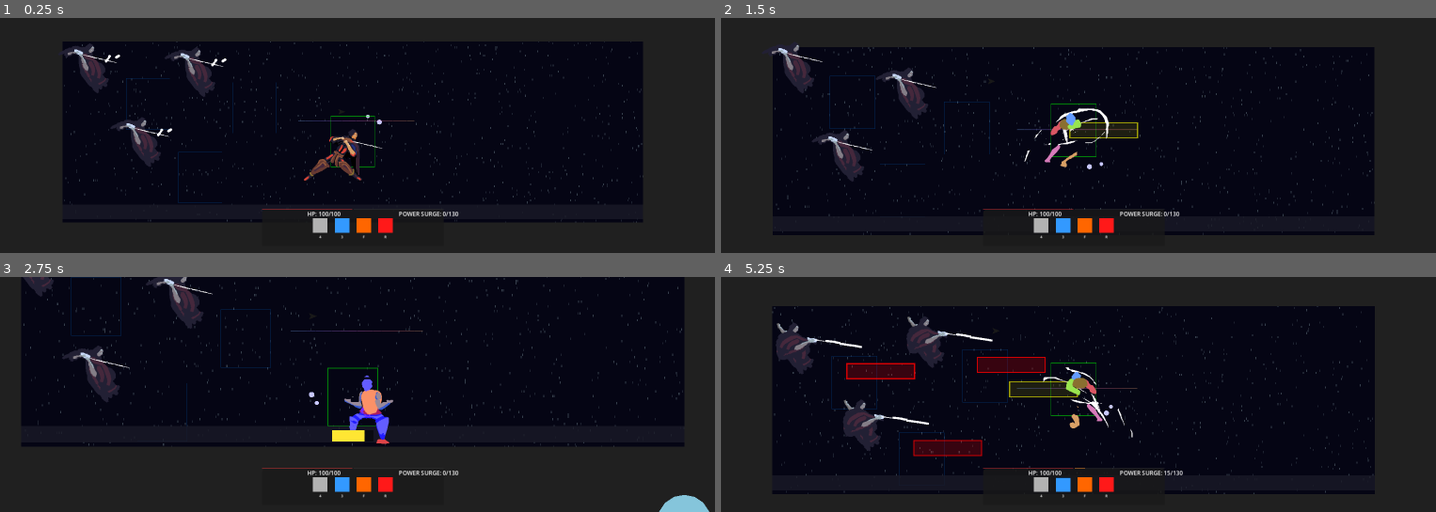
Above: before the commit, frames 1-4 (two rows, left to right).
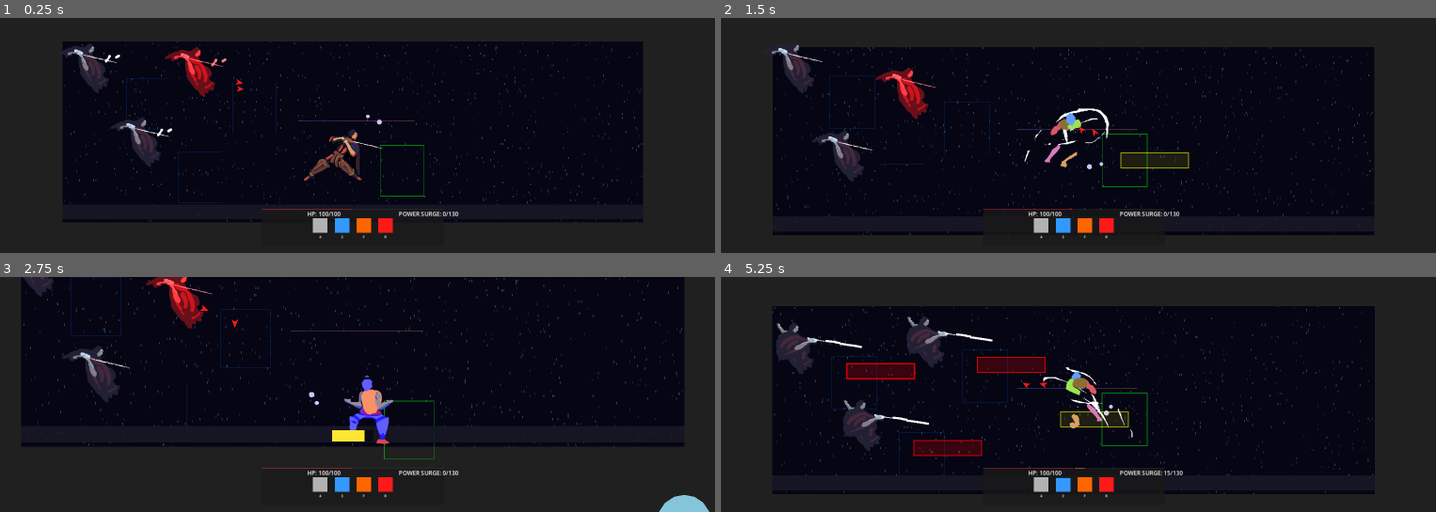
Above: after the commit, the same moments.

Repository: fcarraustewart/godot-experiments
Game: Godot game, scene res://show_spectrum.tscn
The game is run twice, just before and just after one commit, with the same random seed, the same clock (stepped at 60 frames per second) and the same inputs.
Inputs (mouse positions are in pixels of both pictures, inside the frame that each line leads up to):
- Up to frame 1 (0.25 s): no input
- Up to frame 2 (1.5 s): tap Enter at 0.5 s; move the mouse to (1235, 123) at 0.52 s; hold D from 0.53 s (still down); tap Z at 0.6 s; click (1235, 123) at 0.67 s; tap Space at 0.77 s; move the mouse to (921, 147) at 1.27 s; tap 4 at 1.35 s
- Up to frame 3 (2.75 s): tap Space at 1.52 s; move the mouse to (429, 342) at 2.02 s; release D at 2.03 s; hold A from 2.03 s (still down); tap 3 at 2.1 s
- Up to frame 4 (5.25 s): move the mouse to (1035, 441) at 2.77 s; release A at 2.78 s; hold D 2.78-4.28 s; tap F at 2.85 s; click (1035, 441) at 2.92 s; tap Space at 3.02, 3.77, 4.52 s; move the mouse to (1300, 429) at 3.52 s; tap R at 3.6 s; move the mouse to (849, 359) at 4.27 s; hold A 4.28-5.03 s; tap Z at 4.35 s; move the mouse to (1114, 394) at 5.02 s; hold D from 5.03 s (still down); tap 4 at 5.1 s; click (1114, 394) at 5.17 s

The runs differ from the first frame. In frame 1, 0.9% of the frame differs, in the area x 23-60%, y 12-76%; in frame 2, 2.0%, in the area x 21-66%, y 21-72%; in frame 3, 1.0%; in frame 4, 1.3%.

Commit message:
Add crow pet combat, position managed by second order system dynamics
🛠 The New API in PhysicsManager.gd
You can now register any mathematical point to this system:
'''
gdscript
# 1. Register a new simulation
var my_sim = PhysicsManager.register_second_order(
    "unique_id",
    initial_position,
    2.0,  # f (Frequency)
    0.5,  # zeta (Damping - 0.5 is nice and springy)
    2.0   # r (Response - 2.0 adds a strong initial kick)
)
# 2. Update the target every frame
my_sim.y = mouse_position
# 3. Get the calculated "organic" position
var organic_pos = my_sim.xp
'''
Key Enhancements:
1. Smart Targeting (CombatManager Integration)
The crow is no longer just picking random enemies. It now follows a priority system:

Assist Player: If you are currently attacking an enemy (State: ATTACKING), the crow will immediately prioritize that specific target.
Local Defense: If you aren't attacking, it will look for the nearest enemy within a tighter defensive radius (350px). This makes the pet feel like it's guarding you rather than wandering off.
2. Dynamic Physics States
I've implemented "Dynamic Presets" that swap the Second Order Dynamics parameters based on what the crow is doing:

Orbit State: Uses low frequency ($f=0.35$) and high overshoot ($r=2.0$) for that lazy, floaty, organic circling behavior.
Attack State: Swaps to high frequency ($f=4.0$) and high damping ($z=0.8$) the moment it dives. This makes the crow "snap" to the enemy with lethal precision and speed.
3. Physical Impact Logic
The "Double Sync": When the crow strikes an enemy, I've added a physical "bounce" by inverting its simulated velocity (xd). This makes the bird look like it actually hit a solid object rather than just flying through it.
Return Sync: When returning to the player, the dynamics are reset to "Orbit" mode, preventing any lingering high-speed momentum from making the bird jittery when it reaches your shoulder.

🧠 The Math Behind It
Second Order Dynamics (often called "Frequency Response Dynamics") use three main parameters to create organic motion:

$f$ (Frequency): The speed at which the system responds. Higher = faster movement.
$\zeta$ (Damping): How the motion settles. $0-1$ is "bouncy" (underdamped), $1$ is smooth (critically damped), and $>1$ is sluggish (overdamped).
$r$ (Initial Response): Controls anticipation and overshoot. $0$ creates lag/anticipation, $>1$ creates an immediate "kick" that overshoots the target.

Diff:
--- a/combat_manager.gd
+++ b/combat_manager.gd
@@ -18,9 +18,11 @@
 func register_entity(entity: Node2D):
 	if not registered_entities.has(entity):
 		registered_entities.append(entity)
+		print("[CombatManager] Registered entity: ", entity.name, " (Total: ", registered_entities.size(), ")")
 
 func unregister_entity(entity: Node2D):
 	registered_entities.erase(entity)
+	print("[CombatManager] Unregistered entity: ", entity.name, " (Total: ", registered_entities.size(), ")")
 
 # --- TARGETING LOGIC ---
 
--- a/crow_pet.gd
+++ b/crow_pet.gd
@@ -20,6 +20,17 @@
 var body_shape: Polygon2D
 var trail: Line2D
 
+# --- DYNAMICS PRESETS ---
+const DYNAMICS_ORBIT_F = 0.35
+const DYNAMICS_ORBIT_Z = 0.5
+const DYNAMICS_ORBIT_R = 2.0
+
+const DYNAMICS_ATTACK_F = 4.0
+const DYNAMICS_ATTACK_Z = 0.8
+const DYNAMICS_ATTACK_R = 0.5
+
+var dynamics_sim = null
+
 func _ready():
 	# Create the visual bird shape (A dark sharp triangle/crow silhouette)
 	body_shape = Polygon2D.new()
@@ -30,13 +41,25 @@
 		Vector2(-10, 8)   # Wing Right
 	])
 	body_shape.polygon = points
-	body_shape.color = Color(0.1, 0.1, 0.1, 1.0) # Dark Black/Grey
+	body_shape.color = Color(1.1, 0.1, 0.1, 1.0) # Dark Black/Grey
 	add_child(body_shape)
+
+	# Register with Second Order Dynamics for organic flight
+	if PhysicsManager:
+		dynamics_sim = PhysicsManager.register_second_order(
+			"Crow_" + str(get_instance_id()),
+			global_position,
+			DYNAMICS_ORBIT_F, DYNAMICS_ORBIT_Z, DYNAMICS_ORBIT_R
+		)
+
+func _exit_tree():
+	if PhysicsManager and dynamics_sim:
+		PhysicsManager.unregister_object(dynamics_sim)
 
 	# Add a shadow/trail
 	trail = Line2D.new()
 	trail.width = 10.0
-	trail.default_color = Color(0.0, 0.0, 0.0, 0.5)
+	trail.default_color = Color(1.40, 1.40, 1.40, 0.5)
 	trail.hide() # Show only when moving fast
 	# Note: Line2D doesn't strictly work as a trail automatically without code,
 	# but for simplicity we'll just toggle visibility or rotation.
@@ -61,14 +84,26 @@
 				current_state = State.RETURN
 				return
 
-			var dir = (target_enemy.position - global_position).normalized()
-			global_position += dir * ATTACK_SPEED * delta
-			look_at(target_enemy.position)
+			# Update Dynamics for Hit Logic
+			if dynamics_sim:
+				dynamics_sim.y = target_enemy.global_position
+				global_position = dynamics_sim.xp
+				look_at(target_enemy.global_position)
 
-			# Hit check
-			if global_position.distance_to(target_enemy.position) < 20.0:
-				hit_enemy(target_enemy)
-				current_state = State.RETURN
+				# Hit check
+				if global_position.distance_to(target_enemy.global_position) < 40.0:
+					hit_enemy(target_enemy)
+					current_state = State.RETURN
+					# "Bounce" back on hit
+					dynamics_sim.xd = -dynamics_sim.xd * 0.5
+			else:
+				# Fallback
+				var dir = (target_enemy.global_position - global_position).normalized()
+				global_position += dir * ATTACK_SPEED * delta
+				look_at(target_enemy.global_position)
+				if global_position.distance_to(target_enemy.global_position) < 20.0:
+					hit_enemy(target_enemy)
+					current_state = State.RETURN
 
 		State.RETURN:
 			if not is_instance_valid(host): return
@@ -84,6 +119,13 @@
 			if dist < 20.0:
 				current_state = State.ORBIT
 				attack_timer = ATTACK_COOLDOWN + randf() # Random delay
+				# Sync sim position on return to avoid "teleporting"
+				if dynamics_sim:
+					# Revert to gentle orbit dynamics
+					update_dynamics(DYNAMICS_ORBIT_F, DYNAMICS_ORBIT_Z, DYNAMICS_ORBIT_R)
+					dynamics_sim.xp = global_position
+					dynamics_sim.y = global_position
+					dynamics_sim.xd = Vector2.ZERO
 
 func process_orbit(delta):
 	if not is_instance_valid(host): return
@@ -95,32 +137,58 @@
 
 	var desired_pos = host.position + Vector2(x_off, y_off - 60) # Fly above head
 
-	# Smoothly float there
-	global_position = global_position.lerp(desired_pos, 5.0 * delta)
-	rotation = lerp_angle(rotation, 0.0, 5.0 * delta) # Level out
+	# Update Second Order Simulation for organic weight
+	if dynamics_sim:
+		dynamics_sim.y = desired_pos # Update target
+		global_position = dynamics_sim.xp # Apply simulated position
+
+		# Rotate based on velocity for "leaning" effect
+		var vel = dynamics_sim.xd
+		if vel.length() > 50:
+			rotation = lerp_angle(rotation, vel.angle(), 10.0 * delta)
+		else:
+			rotation = lerp_angle(rotation, 0.0, 5.0 * delta)
+	else:
+		# Fallback to simple lerp
+		global_position = global_position.lerp(desired_pos, 5.0 * delta)
+		rotation = lerp_angle(rotation, 0.0, 5.0 * delta)
 
 	# Face direction of movement (tangent)
 	# rotation = orbit_angle + PI/2
 
 func find_target():
-	# Access global enemies list from parent?
-	# Assuming parent (show_spectrum) has 'enemies' array.
-	var main_node = get_parent()
-	if "enemies" in main_node:
-		var candidates = []
-		for e in main_node.enemies:
-			if e.position.distance_to(host.position) < 600: # Aggro range
-				candidates.append(e)
+	if not CombatManager or not is_instance_valid(host): return null
 
-		if candidates.size() > 0:
-			return candidates.pick_random()
-	return null
+	# 1. PRIORITY: If player is attacking something, help!
+	if host.current_state == host.State.ATTACKING:
+		# Use the player's sword hitbox (now in global space) to find what they are hitting
+		var targets = CombatManager.find_targets_in_hitbox(host.get_sword_hitbox(), host)
+		for t in targets:
+			if is_instance_valid(t) and t.has_method("is_enemy") and t.is_enemy():
+				print("[CrowPet] Target Found: Assisting player attack on ", t.name)
+				return t
+
+	# 2. SECONDARY: Nearest enemy in AGGRO range (600px)
+	var nearest = CombatManager.get_nearest_target(host.global_position, 600.0, host)
+	if nearest:
+		print("[CrowPet] Target Found: Aggroing nearest enemy ", nearest.name)
+	return nearest
+
+func update_dynamics(f, z, r):
+	if not dynamics_sim: return
+	dynamics_sim.k1 = z / (PI * f)
+	dynamics_sim.k2 = 1.0 / (pow(2.0 * PI * f, 2))
+	dynamics_sim.k3 = r * z / (2.0 * PI * f)
 
 func start_attack(enemy):
 	target_enemy = enemy
 	current_state = State.ATTACK_DIVE
+	update_dynamics(DYNAMICS_ATTACK_F, DYNAMICS_ATTACK_Z, DYNAMICS_ATTACK_R)
 	# Shriek sound or visual cue here
 
 func hit_enemy(enemy):
 	enemy.modulate = Color(3.0, 0.5, 0.5) # Dark Red Flash
 	print("Crow struck enemy!")
+
+func assign_host(player_node: Node2D):
+	host = player_node
--- a/physics_manager.gd
+++ b/physics_manager.gd
@@ -41,6 +41,44 @@
 			match body.type:
 				"SOFT_BODY":
 					_simulate_soft_body(body, delta)
+				"SECOND_ORDER":
+					_simulate_second_order(body, delta)
+
+func register_second_order(id: String, initial_pos: Vector2, f: float, zeta: float, r: float):
+	var k1 = zeta / (PI * f)
+	var k2 = 1.0 / (pow(2.0 * PI * f, 2))
+	var k3 = r * zeta / (2.0 * PI * f)
+
+	var sim = {
+		"id": id,
+		"type": "SECOND_ORDER",
+		"xp": initial_pos,    # Current state position
+		"xd": Vector2.ZERO,   # Current state velocity
+		"y": initial_pos,     # Target position
+		"y_prev": initial_pos,# Previous target (for velocity estimation)
+		"k1": k1, "k2": k2, "k3": k3,
+		"target_node": null   # Optional node to follow automatically
+	}
+	simulated_objects.append(sim)
+	return sim
+
+func _simulate_second_order(sim, delta):
+	# Calculate target velocity
+	var target_pos = sim.y
+	if is_instance_valid(sim.target_node):
+		target_pos = sim.target_node.position
+
+	var y_dot = (target_pos - sim.y_prev) / delta
+	sim.y_prev = target_pos
+
+	# Integration (Semi-Implicit Euler for stability)
+	# Using the constants k1, k2, k3 derived from f, zeta, r
+	var iterations = 4 # Sub-stepping for high-frequency stability
+	var step = delta / iterations
+
+	for i in range(iterations):
+		sim.xp = sim.xp + step * sim.xd
+		sim.xd = sim.xd + step * (target_pos + sim.k3 * y_dot - sim.xp - sim.k1 * sim.xd) / sim.k2
 
 func _simulate_character_physics(char_node, delta):
 	if not char_node.has_method("apply_physics"):
@@ -126,3 +164,14 @@
 
 func unregister_object(body):
 	simulated_objects.erase(body)
+
+func get_second_order_pos(id: String) -> Vector2:
+	for body in simulated_objects:
+		if body is Dictionary and body.get("id") == id:
+			return body.xp
+	return Vector2.ZERO
+
+func set_second_order_target(id: String, new_y: Vector2):
+	for body in simulated_objects:
+		if body is Dictionary and body.get("id") == id:
+			body.y = new_y
--- a/player_controller.gd
+++ b/player_controller.gd
@@ -767,7 +767,7 @@
 		aim_indicator.visible = false
 
 func get_hurtbox() -> Rect2:
-	var top_left = position - (BODY_HURTBOX_SIZE / 2.0)
+	var top_left = global_position - (BODY_HURTBOX_SIZE / 2.0)
 	return Rect2(top_left, BODY_HURTBOX_SIZE)
 
 func get_sword_hitbox() -> Rect2:
@@ -776,7 +776,7 @@
 	var offset = PLAYER_SWORD_HITBOX_OFFSET
 	if not facing_right: offset.x = -offset.x
 
-	var box_center = position + Vector2(offset.x, offset.y)
+	var box_center = global_position + Vector2(offset.x, offset.y)
 
 	var top_left = box_center - (SWORD_HITBOX_SIZE / 2.0)
 	return Rect2(top_left, SWORD_HITBOX_SIZE)
--- a/show_spectrum.gd
+++ b/show_spectrum.gd
@@ -107,7 +107,12 @@
 	add_child(player)
 	# -------------------------------
 
-	# -----------------------------
+	# ---- SETUP CROW PET ---
+	var crow = load("res://crow_pet.gd").new()
+	crow.position = player.position + Vector2(-50, -50)
+	crow.assign_host(player) # Let crow know who to orbit
+	add_child(crow)
+	# ----------------------
 
 	# --- SETUP HUD ---
 	game_ui = load("res://game_ui.gd").new()
